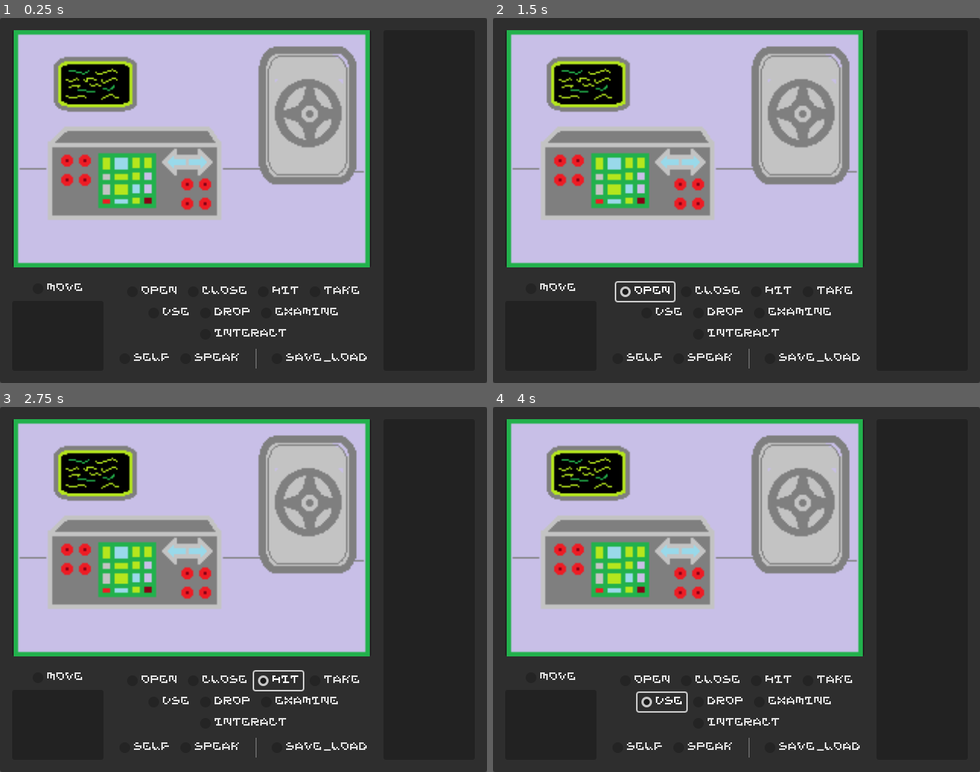
Above: before the commit, frames 1-4 (two rows, left to right).
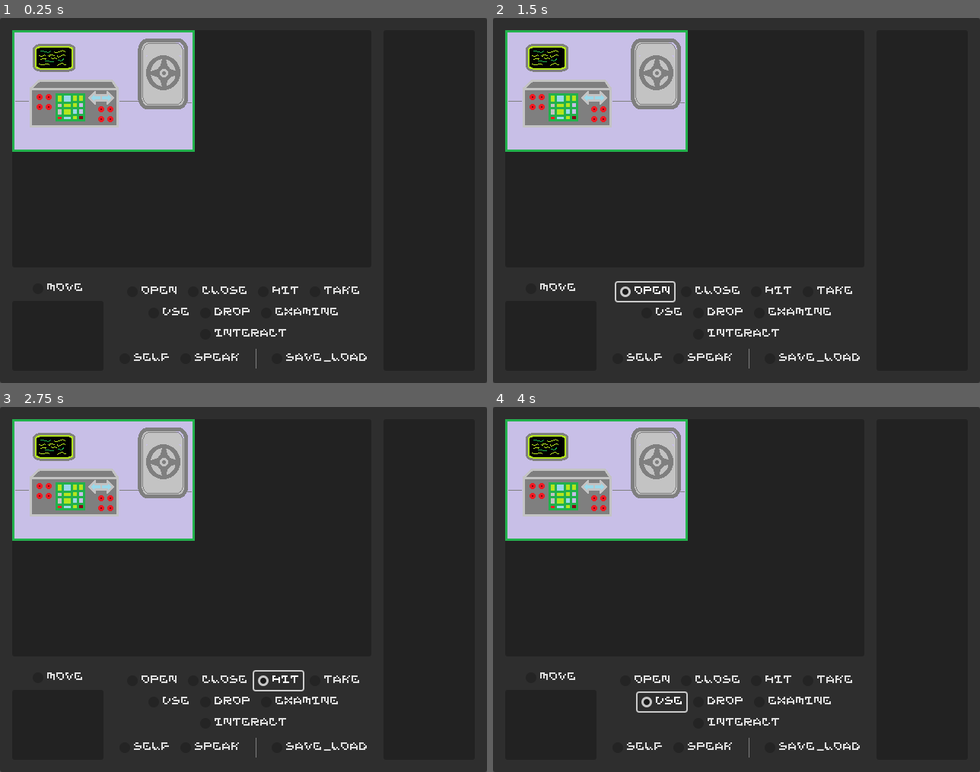
Above: after the commit, the same moments.

Repository: ViciousElia/escaping-ganymede
Game: Godot game, scene res://interfaces/screen_interface.tscn
Two runs of this game, one before a commit and one after it. Both use one fixed random seed, a clock stepped at 60 frames per second and the inputs below. The project has no main scene, so this scene is started directly.
Inputs:
- Up to frame 1 (0.25 s): no input
- Up to frame 2 (1.5 s): click "Move" at 0.5 s; click "Open" at 1.25 s
- Up to frame 3 (2.75 s): click "Hit" at 2 s
- Up to frame 4 (4 s): click "Take" at 2.75 s; click "Use" at 3.5 s

The runs differ from the first frame. In frame 1, 44% of the frame differs, in the area x 2-76%, y 3-69%; in frame 2, 44%; in frame 3, 44%; in frame 4, 44%.

Commit message:
started work on a room template so we can work on rooms more generally

Diff:
--- a/interfaces/exits_node.gd
+++ b/interfaces/exits_node.gd
@@ -1,5 +1,7 @@
 class_name ExitsNode
 extends Control
+
+signal clicked(me : ExitsNode)
 
 var next_room : int = -1
 var up_left : Vector2
--- /dev/null
+++ b/interfaces/items_node.gd
@@ -0,0 +1,11 @@
+class_name ItemsNode
+extends Control
+
+@export var proportion : Vector2 = Vector2.ZERO
+
+signal clicked(me : ItemsNode)
+
+func _ready() :
+	pass
+
+func _process(_delta: float) : pass
--- /dev/null
+++ b/interfaces/items_node.tscn
@@ -0,0 +1,8 @@
+[gd_scene load_steps=2 format=3 uid="uid://cljv1syo5ux7a"]
+
+[ext_resource type="Script" uid="uid://xwjoouhpngus" path="res://interfaces/items_node.gd" id="1_37g8m"]
+
+[node name="ItemsNode" type="Control"]
+layout_mode = 3
+anchors_preset = 0
+script = ExtResource("1_37g8m")
--- a/interfaces/room_interface.tscn
+++ b/interfaces/room_interface.tscn
@@ -1,6 +1,6 @@
 [gd_scene load_steps=2 format=3 uid="uid://b871ngftsb68c"]
 
-[ext_resource type="PackedScene" uid="uid://cyjt8vmstjdgd" path="res://rooms/room_001.tscn" id="1_yabpi"]
+[ext_resource type="PackedScene" uid="uid://b85rxu6ypdg15" path="res://rooms/room_template.tscn" id="1_yabpi"]
 
 [node name="RoomInterface" type="Control"]
 layout_mode = 3
@@ -20,5 +20,10 @@
 grow_horizontal = 2
 grow_vertical = 2
 
-[node name="Room001" parent="." instance=ExtResource("1_yabpi")]
-layout_mode = 1
+[node name="RoomTemplate" parent="." instance=ExtResource("1_yabpi")]
+layout_mode = 0
+anchors_preset = 0
+anchor_right = 0.0
+anchor_bottom = 0.0
+grow_horizontal = 1
+grow_vertical = 1
--- /dev/null
+++ b/interfaces/structures_node.gd
@@ -0,0 +1,9 @@
+class_name StructuresNode
+extends Control
+
+signal clicked(me : StructuresNode)
+
+func _ready() :
+	pass
+
+func _process(_delta: float) : pass
--- /dev/null
+++ b/interfaces/structures_node.tscn
@@ -0,0 +1,12 @@
+[gd_scene load_steps=2 format=3 uid="uid://bg8x7wqcuyu3w"]
+
+[ext_resource type="Script" uid="uid://bugebrwjyfic6" path="res://interfaces/structures_node.gd" id="1_7mhbf"]
+
+[node name="StructuresNode" type="Control"]
+layout_mode = 3
+anchors_preset = 15
+anchor_right = 1.0
+anchor_bottom = 1.0
+grow_horizontal = 2
+grow_vertical = 2
+script = ExtResource("1_7mhbf")
--- a/rooms/room_001.tscn
+++ b/rooms/room_001.tscn
@@ -12,10 +12,16 @@
 size_flags_vertical = 3
 ratio = 1.5
 
-[node name="TextureRect" type="TextureRect" parent="."]
+[node name="Background" type="TextureRect" parent="."]
 layout_mode = 2
 texture = ExtResource("1_8od7w")
 stretch_mode = 4
 
+[node name="Structures" type="Control" parent="."]
+layout_mode = 2
+
 [node name="Exits" type="Control" parent="."]
 layout_mode = 2
+
+[node name="Items" type="Control" parent="."]
+layout_mode = 2
--- /dev/null
+++ b/rooms/room_template.gd
@@ -0,0 +1,45 @@
+extends Control
+
+signal exit_clicked(who : ExitsNode)
+signal structure_clicked(who : StructuresNode)
+signal item_clicked(who : ItemsNode)
+
+func _ready() :
+	# TODO : Check global flags [template task]
+	# TODO : Adjust room based on global flags
+
+	for node in $Structures.get_children() : node.connect("clicked",_on_structure_clicked)
+	for node in $Exits.get_children() : node.connect("clicked",_on_exit_clicked)
+	for node in $Items.get_children() : node.connect("clicked",_on_item_clicked)
+	connect("resized",_on_resized)
+	connect("tree_exiting",_destructor)
+func _process(_delta: float) : pass
+func _destructor() :
+	for node in $Structures.get_children() : node.queue_free()
+	for node in $Exits.get_children() : node.queue_free()
+	for node in $Items.get_children() : node.queue_free()
+	for node in get_children() : node.queue_free()
+
+func _on_resized():
+	for node in $Structures.get_children() :
+		# The following lines will need to be changed to be more general, but it'll hold for now.
+		# In order to make it more robust, we need a global variable for aspect and default size.
+		node.position = node.proportion * $Background.size.x / 3
+		node.size = node.custom_minimum_size * ($Background.size.x / 240)
+	for node in $Exits.get_children() :
+		# The following lines will need to be changed to be more general, but it'll hold for now.
+		# In order to make it more robust, we need a global variable for aspect and default size.
+		node.position = node.proportion * $Background.size.x / 3
+		node.size = node.custom_minimum_size * ($Background.size.x / 240)
+	for node in $Items.get_children() :
+		# The following lines will need to be changed to be more general, but it'll hold for now.
+		# In order to make it more robust, we need a global variable for aspect and default size.
+		node.position = node.proportion * $Background.size.x / 3
+		node.size = node.custom_minimum_size * ($Background.size.x / 240)
+
+func _on_exit_clicked(who : ExitsNode) :
+	exit_clicked.emit(who)
+func _on_structure_clicked(who : StructuresNode) :
+	structure_clicked.emit(who)
+func _on_item_clicked(who : ItemsNode) :
+	item_clicked.emit(who)
--- /dev/null
+++ b/rooms/room_template.tscn
@@ -0,0 +1,34 @@
+[gd_scene load_steps=4 format=3 uid="uid://b85rxu6ypdg15"]
+
+[ext_resource type="Script" uid="uid://clapnpwyyrm3" path="res://rooms/room_template.gd" id="1_agjhl"]
+[ext_resource type="PackedScene" uid="uid://cljv1syo5ux7a" path="res://interfaces/items_node.tscn" id="1_sk3b8"]
+[ext_resource type="Texture2D" uid="uid://cmuwlpj5t3p0w" path="res://rooms/backgrounds/room_001.png" id="2_j2pun"]
+
+[node name="RoomTemplate" type="AspectRatioContainer"]
+anchors_preset = 15
+anchor_right = 1.0
+anchor_bottom = 1.0
+grow_horizontal = 2
+grow_vertical = 2
+size_flags_horizontal = 3
+size_flags_vertical = 3
+ratio = 1.5
+script = ExtResource("1_agjhl")
+
+[node name="Background" type="TextureRect" parent="."]
+layout_mode = 2
+texture = ExtResource("2_j2pun")
+stretch_mode = 4
+
+[node name="Structures" type="Control" parent="."]
+layout_mode = 2
+
+[node name="Exits" type="Control" parent="."]
+layout_mode = 2
+
+[node name="Items" type="Control" parent="."]
+layout_mode = 2
+
+[node name="ItemNode" parent="Items" instance=ExtResource("1_sk3b8")]
+layout_mode = 1
+proportion = Vector2(2, 1)
--- /dev/null
+++ b/script_templates/Control/room.gd
@@ -0,0 +1,45 @@
+extends Control
+
+signal exit_clicked(who : ExitsNode)
+signal structure_clicked(who : StructuresNode)
+signal item_clicked(who : ItemsNode)
+
+func _ready():
+	# TODO : Check global flags [template task]
+	# TODO : Adjust room based on global flags
+
+	for node in $Structures.get_children() : node.connect("clicked",_on_structure_clicked)
+	for node in $Exits.get_children() : node.connect("clicked",_on_exit_clicked)
+	for node in $Items.get_children() : node.connect("clicked",_on_item_clicked)
+	connect("resized",_on_resized)
+	connect("tree_exiting",_destructor)
+func _process(_delta: float) : pass
+func _destructor() :
+	for node in $Structures.get_children() : node.queue_free()
+	for node in $Exits.get_children() : node.queue_free()
+	for node in $Items.get_children() : node.queue_free()
+	for node in get_children() : node.queue_free()
+
+func _on_resized():
+	for node in $Structures.get_children() :
+		# The following lines will need to be changed to be more general, but it'll hold for now.
+		# In order to make it more robust, we need a global variable for aspect and default size.
+		node.position = node.proportion * $Background.size.x / 3
+		node.size = node.custom_minimum_size * ($Background.size.x / 240)
+	for node in $Exits.get_children() :
+		# The following lines will need to be changed to be more general, but it'll hold for now.
+		# In order to make it more robust, we need a global variable for aspect and default size.
+		node.position = node.proportion * $Background.size.x / 3
+		node.size = node.custom_minimum_size * ($Background.size.x / 240)
+	for node in $Items.get_children() :
+		# The following lines will need to be changed to be more general, but it'll hold for now.
+		# In order to make it more robust, we need a global variable for aspect and default size.
+		node.position = node.proportion * $Background.size.x / 3
+		node.size = node.custom_minimum_size * ($Background.size.x / 240)
+
+func _on_exit_clicked(who : ExitsNode) :
+	exit_clicked.emit(who)
+func _on_structure_clicked(who : StructuresNode) :
+	structure_clicked.emit(who)
+func _on_item_clicked(who : ItemsNode) :
+	item_clicked.emit(who)
Not shown, added: interfaces/items_node.gd.uid
Not shown, added: interfaces/structures_node.gd.uid
Not shown, added: rooms/room_template.gd.uid
Not shown, added: script_templates/Control/room.gd.uid
